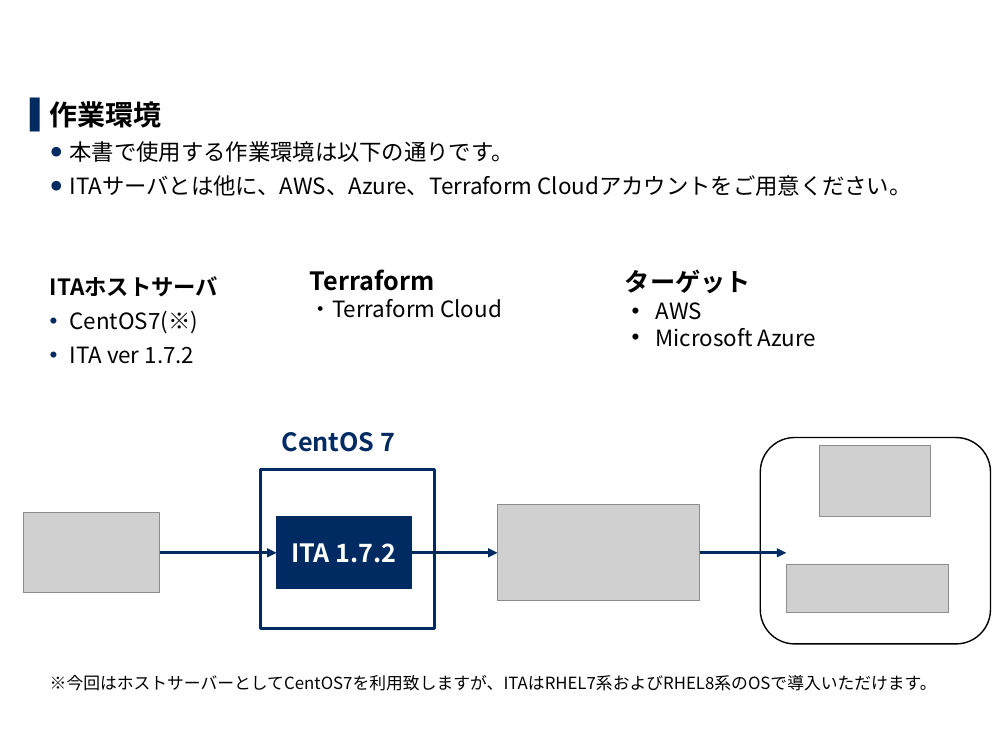
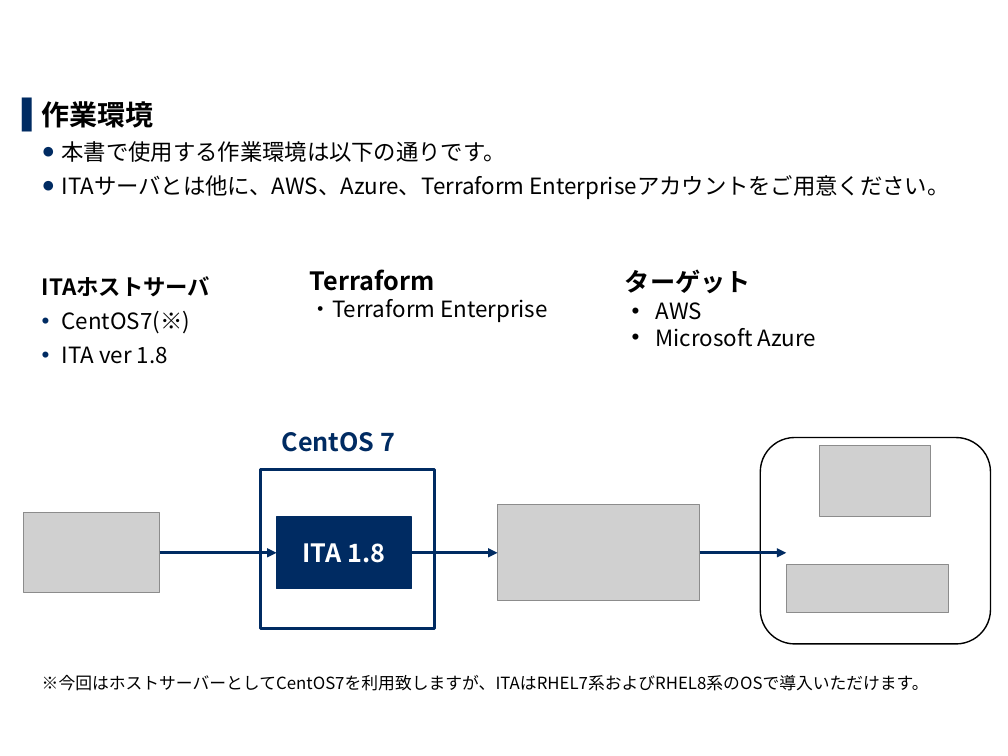
Before and after one commit to exastro-suite/it-automation-docs, a slide deck: slide 5 of asset/Learn_ja/ITA-Terraform-driver-practice_ja.pptx. Drawn at 1008x756 pixels with LibreOffice and Linux fonts; fonts in the diff are those of the drawing; grey boxes stand for pictures; background and template pictures are left out. Boxes give left, top, right and bottom in pixels: in the first picture for what was removed or moved away, otherwise in the second. Text is boxed around its words. In the diff, an @@ line names an element or a change of style, - is before the commit and + after.

```diff
--- a/asset/Learn_ja/ITA-Terraform-driver-practice_ja.pptx
+++ b/asset/Learn_ja/ITA-Terraform-driver-practice_ja.pptx
@@ text "作業環境": place and size @@
-text "作業環境" at <box>50,101,937,691</box>
+text "作業環境" at <box>42,101,950,691</box>
@@ text at <box>62,175,950,199</box>: text changed @@
-  ● ITAサーバとは他に、AWS、Azure、Terraform Cloudアカウントをご用意ください。
+  ● ITAサーバとは他に、AWS、Azure、Terraform Enterpriseアカウントをご用意ください。
@@ text at <box>310,299,547,322</box>: text changed @@
-・Terraform Cloud
+・Terraform Enterprise
@@ text at <box>62,346,168,364</box>: text changed @@
-  • ITA ver 1.7.2
+  • ITA ver 1.8
@@ text in rectangle at <box>303,543,385,563</box>: text changed @@
-ITA 1.7.2
+ITA 1.8
```
Also in this commit, not shown: 20 other slides changed, 9 slides added, 1 other file.
